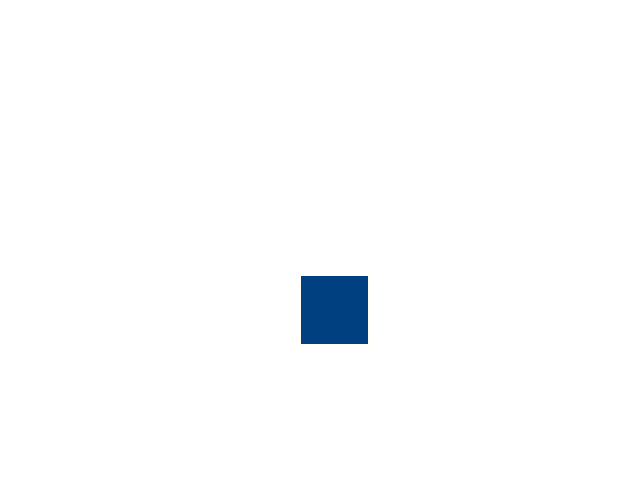
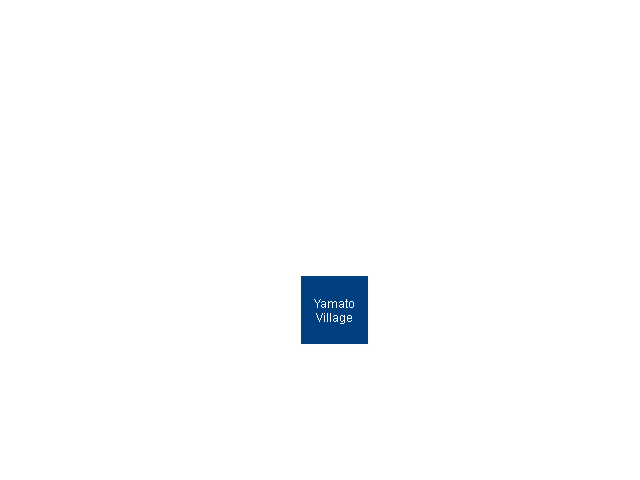
Layer changes from the first 640 × 480 image to the second:
added layer "Yamato ..." above "tz東03.png" over [314, 299, 354, 324]
